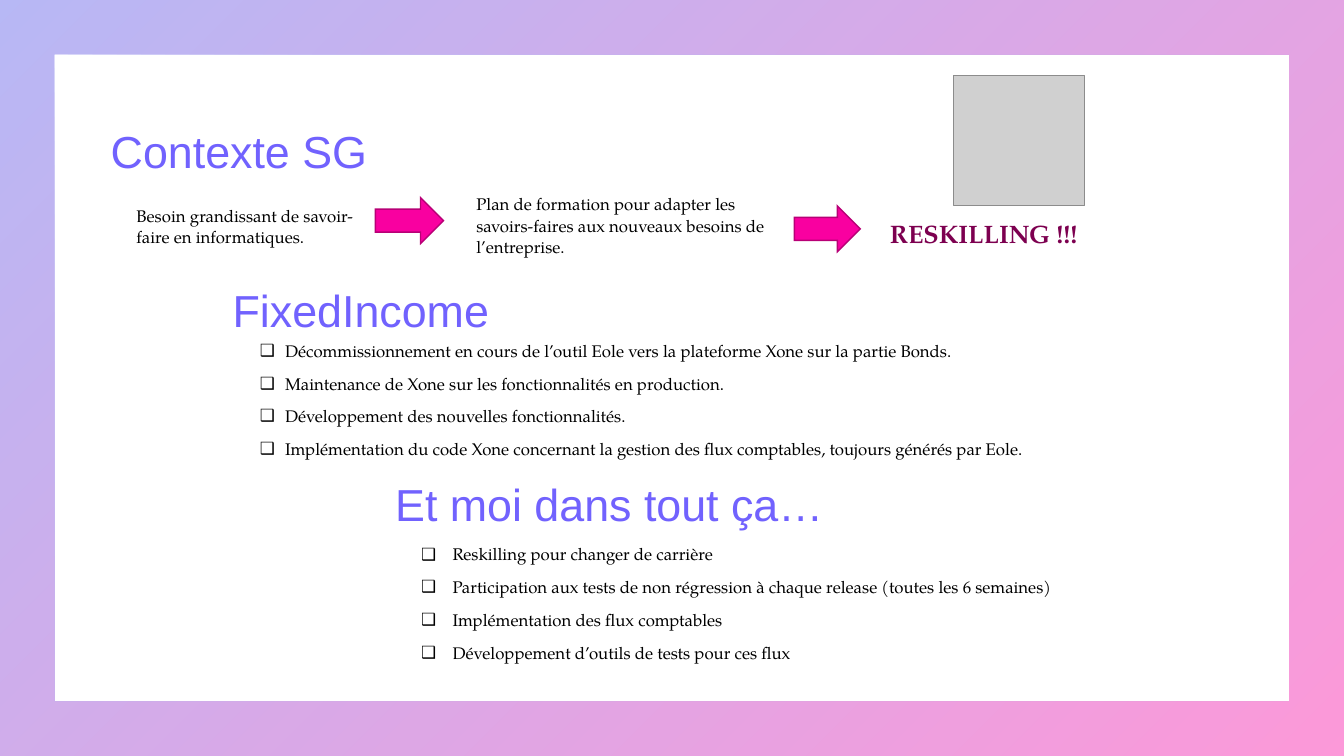
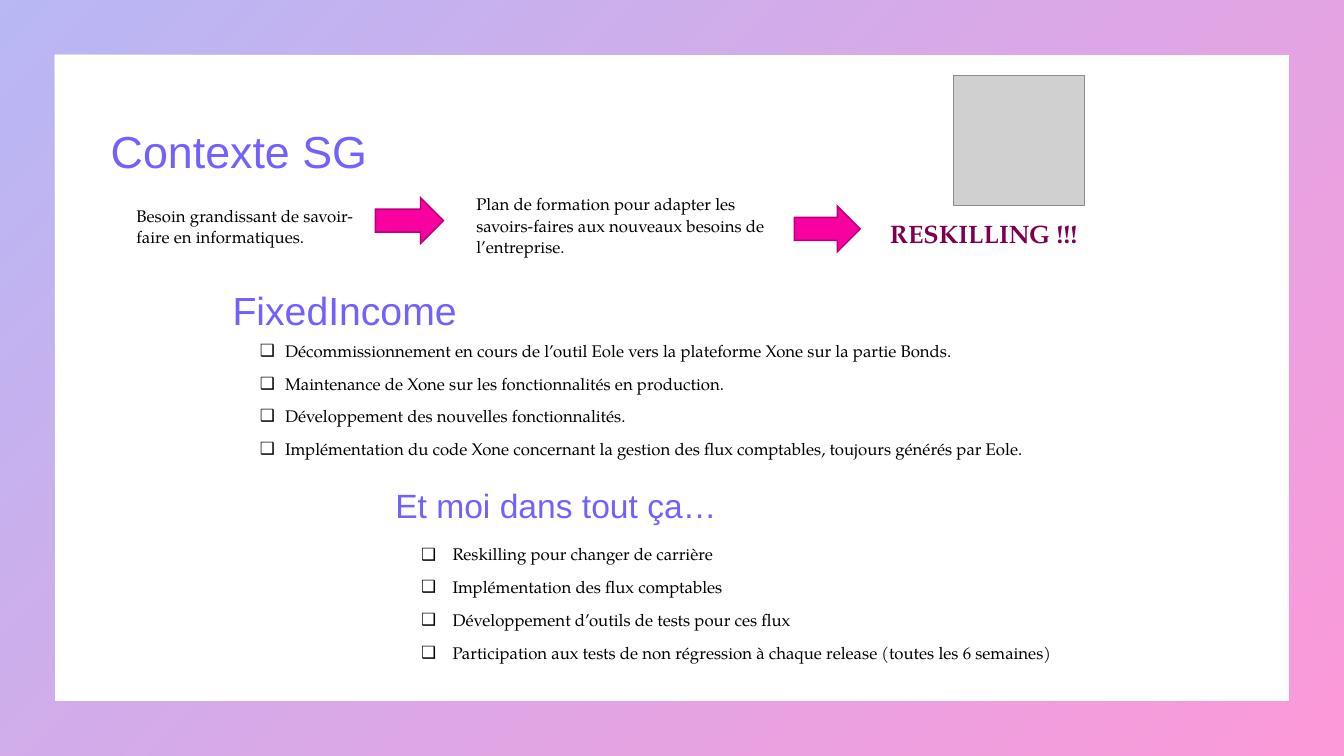
Before and after one commit to mapette/sos_immo_backend, a slide deck: slide 2 of doc/présentation V2.pptx. Drawn at 1344x756 pixels with LibreOffice and Linux fonts; fonts in the diff are those of the drawing; grey boxes stand for pictures. Boxes give left, top, right and bottom in pixels: in the first picture for what was removed or moved away, otherwise in the second. Text is boxed around its words. In the diff, an @@ line names an element or a change of style, - is before the commit and + after.

```diff
--- a/doc/présentation V2.pptx
+++ b/doc/présentation V2.pptx
@@ text "FixedIncome" at box(233, 296, 457, 326): size 32 to 28 pt @@
@@ text "Et moi dans tout ça…" at box(395, 493, 716, 525): size 32 to 24 pt @@
@@ text at box(453, 581, 1051, 598): paragraph removed @@
-❑ Participation aux tests de non régression à chaque release (toutes les 6 semaines)
@@ text at box(453, 647, 1051, 664): paragraph added @@
+❑ Participation aux tests de non régression à chaque release (toutes les 6 semaines)
```
Also in this commit, not shown: 12 other slides changed, 3 slides added, 2 slides removed, 8 other files.
